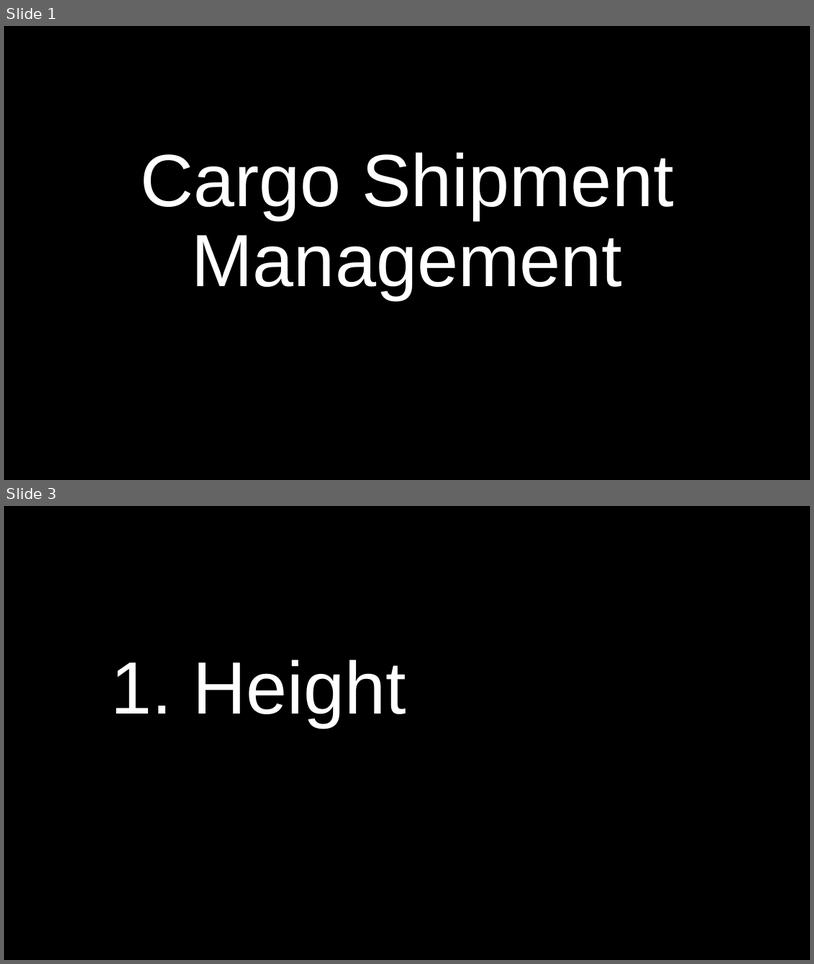
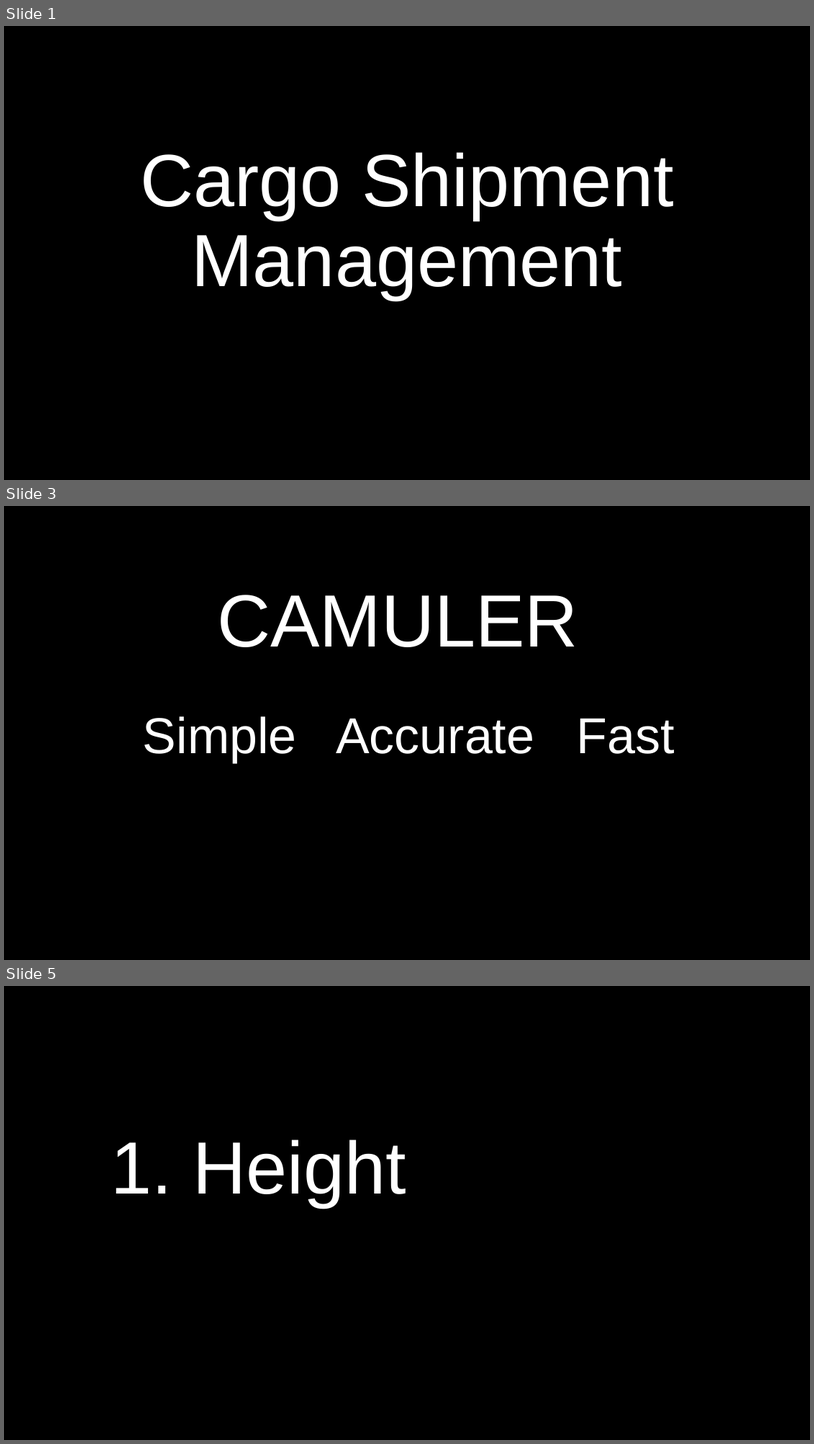
Before and after one commit to helloWorld141/CargoShipmentManagement, a slide deck: Final/Camuler.pptx. Shown one above the other, each under a label of ours: slides 1 and 3 before the commit, slides 1, 3 and 5 after it; the slides between them are not shown. The pictures are 814x964 and 814x1444 pixels, drawn with LibreOffice and Linux fonts; fonts in the diff are those of the drawing. Boxes give left, top, right and bottom in pixels: in the first picture for what was removed or moved away, otherwise in the second. Text is boxed around its words. In the diff, an @@ line names an element or a change of style, - is before the commit and + after.

```diff
--- a/Final/Camuler.pptx
+++ b/Final/Camuler.pptx
@@ slide 3 added at (4,506,810,960), background #000000 @@
@@ text added at (217,595,579,647), 88 pt, text #FFFFFF @@
+CAMULER
@@ text added at (143,716,674,763), 60 pt, text #FFFFFF @@
+Simple Accurate Fast
@@ what was slide 3 is now slide 5 @@
```
Also in this commit, not shown: 1 slide changed, 3 other slides added, 1 other file.
